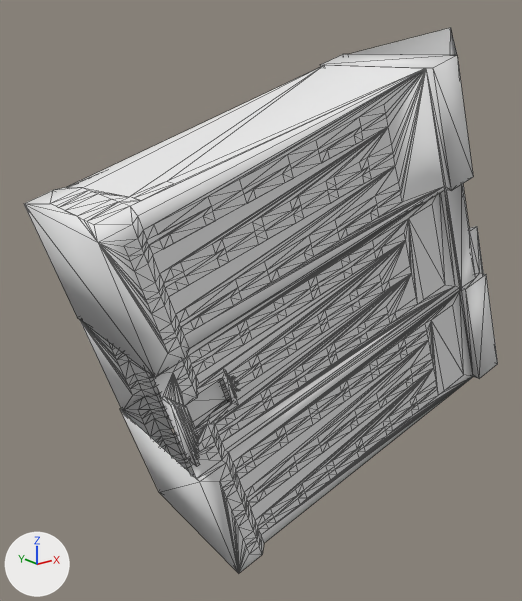
Two versions of the OBJ model Outliers_Removed/Apartment/D00496.obj, one commit apart.
One viewpoint serves both versions: a 50 mm lens placed at (-1.352, -1.652, 0.73), pointed at (0.086, 0.146, 0.011). The axes (+X, +Y, +Z) are drawn at lower left. The lights are the same throughout. Mesh edges are drawn as thin lines. Where no turn or scale is listed for an object, it has been applied to the vertices. Vertices at the same position are counted once.

The first picture shows 'D00496'.
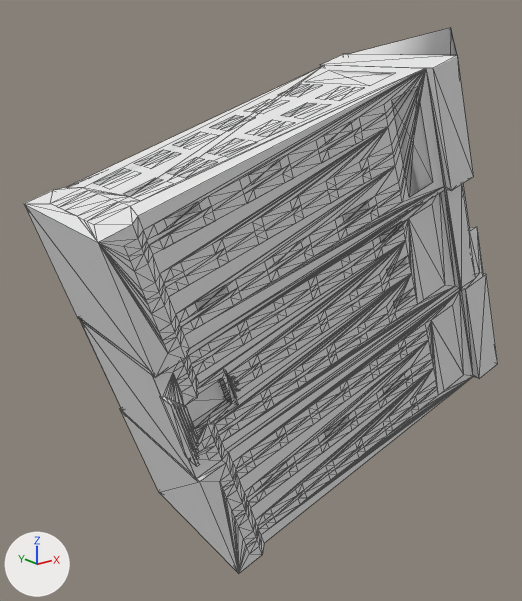
Location of each change, [x1, y1, x2, y2] in pixels of the pictures (522 x 601 px):
part 1 of me_d00496, added
    after: [80, 71, 433, 478]

The change, as a list of edits to the scene's bpy script:
```text
Change me_d00496:
    used by ob_d00496; location = (0.0, 0.0, 0.0)
    remove me_d00496.from_pydata(...)  # 1252 vertices, 2227 faces; spans x -0.64..1.15, y -0.26..0.34, z -0.7..0.88
    add me_d00496.from_pydata(...)  # 1598 vertices, 2535 faces; spans x -0.64..1.15, y -0.26..0.34, z -0.7..0.88
    me_d00496 part 1: 346 vertices added at x -0.51..0.77, y -0.22..0.32, z -0.64..0.74
```
